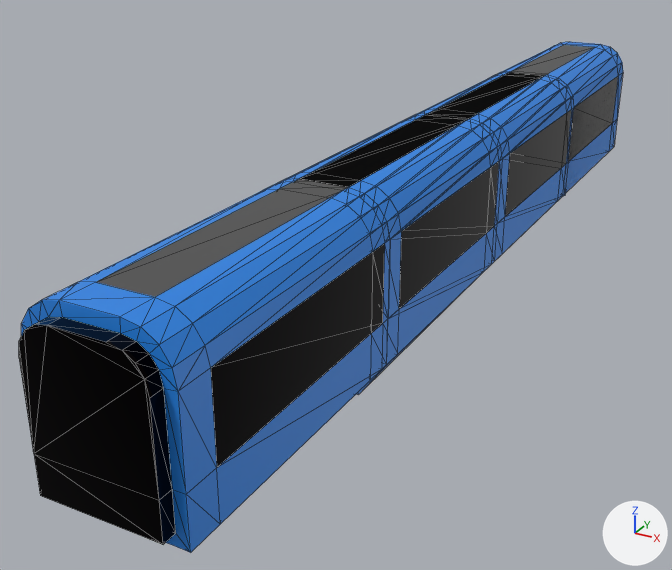
The glTF model trains.glb, before and after one commit.
The view is the same before and after, from a 50 mm lens placed at (9.1, -22.4, 10.4), pointed at (-2.1, -2.1, 0.3). The lights are fixed; the arrows at lower right show +X, +Y and +Z. The older version comes first. Mesh edges are drawn as thin lines. Vertices at exactly the same position are counted once.

In view in the first picture: 'train_arrière', 'train_avant' and 1 more.
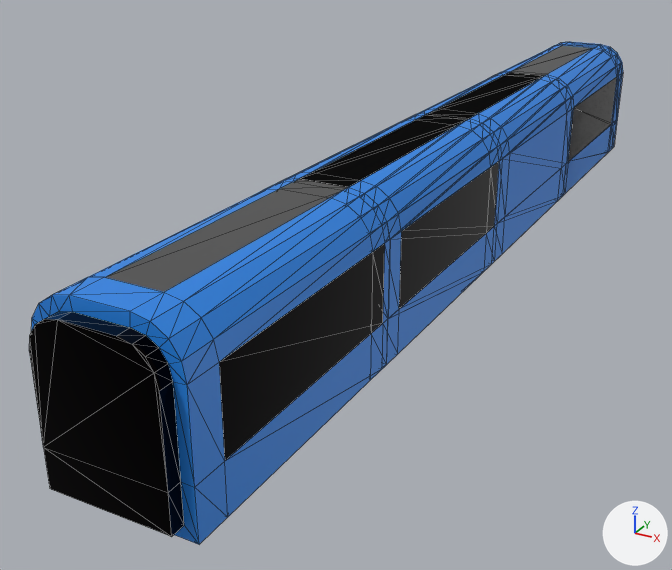
Where the change shows, as pixel boxes (x1, y1, x2, y2) in the pictures (672 x 570 px; the box of a moved part takes in the faces that stretch with it):
'train_arrière', reshaped: before (19, 73, 572, 552); after (29, 73, 572, 544)
part 1 of me_cube_010, moved or reshaped: before (19, 193, 382, 552); after (29, 193, 382, 544)
part 2 of me_cube_010, recoloured (black to blue): (505, 109, 572, 217) in both

The change in detail:
me_cube_010 is used by ob_train_arrière; location (0.0, -2.12, 1.65).
me_cube_010 had 200 vertices, 382 faces and spanned x -1.5..1.5, y -11.5..13.2, z -1.1..3.0.
me_cube_010 now has 200 vertices, 382 faces and spans x -1.5..1.5, y -11.3..13.2, z -0.8..3.0.
me_cube_010 part 1: all 56 vertices in x -1.5..1.5, y -11.5..-10.4, z -0.8..3.0 are moved by (0.0, 0.2, 0.0).
me_cube_010 part 2: 4 faces spanning x -1.5..1.5, y 3.0..8.9, z 0.3..2.0 switch from mat_vitres_trains (black #0b0609) to mat_ter (blue #2585e6).
Other edits to the shape of me_cube_010 do not show in these pictures.
